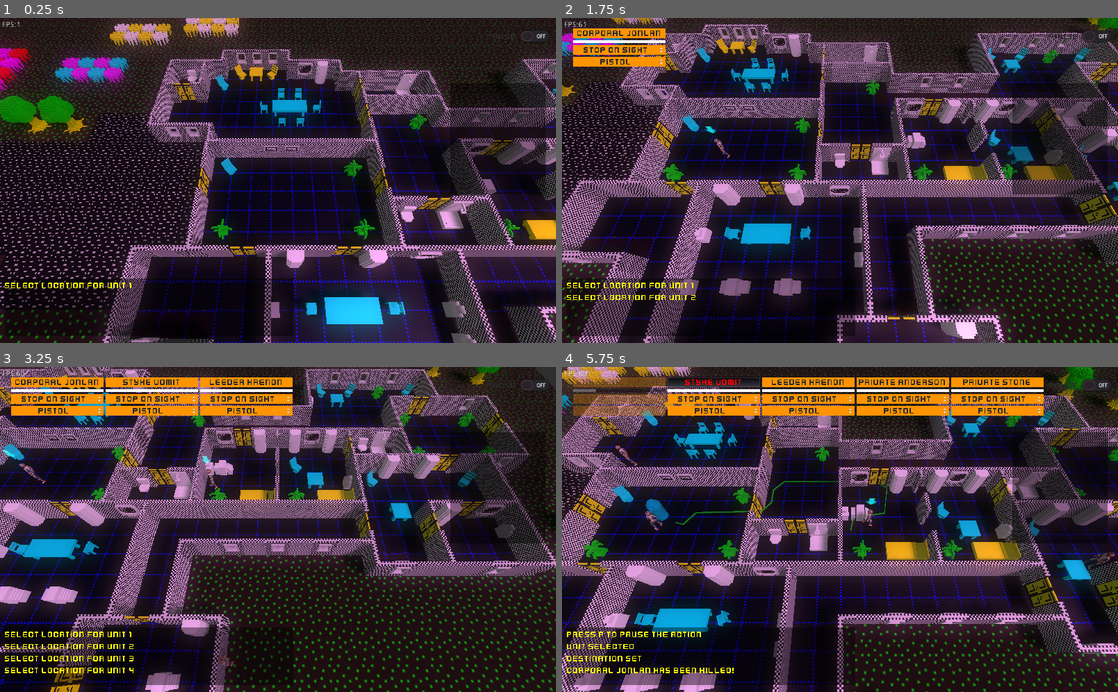
Above: before the commit, frames 1-4 (two rows, left to right).
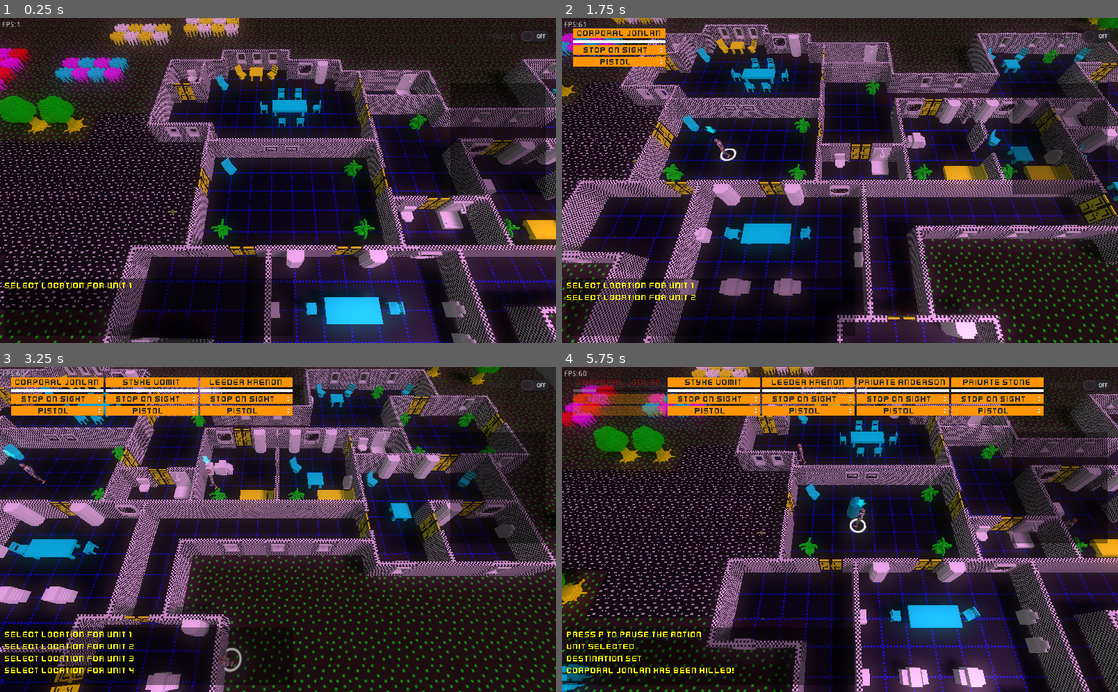
Above: after the commit, the same moments.

Repository: SteveSmith16384/LaserFodder
Game: Godot game, scene res://Main.tscn
Same seed, same stepped clock (60 frames per second), same inputs: the game is played once before the commit and once after it.
Inputs (mouse positions are in pixels of both pictures, inside the frame that each line leads up to):
- Up to frame 1 (0.25 s): no input
- Up to frame 2 (1.75 s): move the mouse to (962, 164) at 0.52 s; hold D (right) 0.53-1.28 s; tap 1 (unit_1) at 0.6 s; click (962, 164) at 0.67 s; move the mouse to (728, 196) at 1.27 s; hold S (down) from 1.28 s (still down); tap 2 (unit_2) at 1.35 s; click (728, 196) at 1.42 s
- Up to frame 3 (3.25 s): move the mouse to (333, 458) at 2.02 s; release S (down) at 2.03 s; hold D (right) 2.03-2.78 s; tap 3 (unit_3) at 2.1 s; click (333, 458) at 2.17 s; move the mouse to (250, 594) at 2.77 s; hold W (up) from 2.78 s (still down); tap 4 (unit_4) at 2.85 s; click (250, 594) at 2.92 s
- Up to frame 4 (5.75 s): move the mouse to (1006, 578) at 3.52 s; release W (up) at 3.53 s; hold A (left) 3.53-5.03 s; tap 5 (unit_5) at 3.6 s; click (1006, 578) at 3.67 s; tap R (reload) at 4.15 s; move the mouse to (673, 480) at 4.27 s; tap 1 (unit_1) at 4.35 s; click (673, 480) at 4.42 s; move the mouse to (867, 529) at 5.02 s; hold S (down) from 5.03 s (still down); tap 2 (unit_2) at 5.1 s; click (867, 529) at 5.17 s

The runs differ from the first frame. In frame 1, less than 0.1% of the frame differs, in the area x 28-98%, y 22-98%; in frame 2, less than 0.1%; in frame 3, less than 0.1%; in frame 4, 55%, in the area x 0-100%, y 0-100%.
Error in both runs: Invalid get index '0' (on base: 'Array'). (res://GameScene.gd:27)

Commit message:
Started picking up objects

Diff:
--- a/src/EnemyDroid.gd
+++ b/src/EnemyDroid.gd
@@ -29,15 +29,6 @@
 	return can_see == null
 
 
-func _on_EnemyDroid_input_event(_camera, _event, _position, _normal, _shape_idx):
-#	if event is InputEventMouseButton:
-#		if event.button_index == 2 and event.pressed:
-			#EventBus.enemy_selected(self)
-			#emit_signal("selected", self)
-#		pass
-	pass
-
-
 func _on_UnitData_shot(_shooter):
 	$Rotator/MakeCentre/NewModel/Sparks.activate()
 	pass
--- a/src/FiredRocket.tscn
+++ b/src/FiredRocket.tscn
@@ -1,18 +1,7 @@
-[gd_scene load_steps=5 format=2]
+[gd_scene load_steps=4 format=2]
 
 [ext_resource path="res://FiredRocket.gd" type="Script" id=1]
-
-[sub_resource type="CylinderMesh" id=1]
-top_radius = 0.1
-bottom_radius = 0.1
-height = 1.0
-radial_segments = 8
-rings = 2
-
-[sub_resource type="CylinderMesh" id=3]
-top_radius = 0.0
-bottom_radius = 0.1
-height = 0.3
+[ext_resource path="res://RocketMesh.tscn" type="PackedScene" id=2]
 
 [sub_resource type="BoxShape" id=2]
 extents = Vector3( 0.1, 0.1, 0.5 )
@@ -20,13 +9,7 @@
 [node name="FiredRocket" type="KinematicBody"]
 script = ExtResource( 1 )
 
-[node name="MeshInstance" type="MeshInstance" parent="."]
-transform = Transform( 1, 0, 0, 0, -4.37114e-08, -1, 0, 1, -4.37114e-08, 0, 0, 0 )
-mesh = SubResource( 1 )
-
-[node name="MeshInstance" type="MeshInstance" parent="MeshInstance"]
-transform = Transform( 1, 0, 0, 0, 1, 0, 0, 0, 1, 0, 0.647828, -2.83175e-08 )
-mesh = SubResource( 3 )
+[node name="RocketMesh" parent="." instance=ExtResource( 2 )]
 
 [node name="CollisionShape" type="CollisionShape" parent="."]
 shape = SubResource( 2 )
--- a/src/GameScene.gd
+++ b/src/GameScene.gd
@@ -51,11 +51,6 @@
 
 
 func _physics_process_deploy(_delta):
-#	if mouse_pos.x > 612:
-#	$CameraController.adj_target_aim((mouse_pos.x - 612) * delta * 0.1, 0)
-#	else:
-#		$CameraController.adj_target_aim(mouse_pos.x - 612)
-
 	if destination_clicked:
 		destination_clicked = false
 
--- /dev/null
+++ b/src/GrenadeMesh.tscn
@@ -0,0 +1,14 @@
+[gd_scene load_steps=3 format=2]
+
+[sub_resource type="SphereMesh" id=2]
+radius = 0.15
+height = 0.3
+radial_segments = 8
+rings = 8
+
+[sub_resource type="SpatialMaterial" id=3]
+albedo_color = Color( 0.305882, 0.482353, 0, 1 )
+
+[node name="GrenadeMesh" type="MeshInstance"]
+mesh = SubResource( 2 )
+material/0 = SubResource( 3 )
--- /dev/null
+++ b/src/GrenadeOnFloor.tscn
@@ -0,0 +1,14 @@
+[gd_scene load_steps=4 format=2]
+
+[ext_resource path="res://components/CanBePickedUp.tscn" type="PackedScene" id=1]
+[ext_resource path="res://GrenadeMesh.tscn" type="PackedScene" id=2]
+[ext_resource path="res://components/CanBeSelected.tscn" type="PackedScene" id=3]
+
+[node name="GrenadeOnFloor" type="Spatial"]
+
+[node name="CanBePickedUp" parent="." instance=ExtResource( 1 )]
+
+[node name="GrenadeMesh" parent="." instance=ExtResource( 2 )]
+transform = Transform( 1, 0, 0, 0, 1, 0, 0, 0, 1, 0, 0.145121, 0 )
+
+[node name="CanBeSelected" parent="." instance=ExtResource( 3 )]
--- a/src/PlayerUnit.gd
+++ b/src/PlayerUnit.gd
@@ -10,17 +10,17 @@
 	$CanCarry.items.push_back(pistol)
 	$CanCarry.current_item = $CanCarry.get_first_gun()
 
-	var grenade = CreateEquipment.get_equipment(CreateEquipment.EquipType.AP50)
-	$CanCarry.items.push_back(grenade)
+#	var grenade = CreateEquipment.get_equipment(CreateEquipment.EquipType.AP50)
+#	$CanCarry.items.push_back(grenade)
 
-	var medikit = CreateEquipment.get_equipment(CreateEquipment.EquipType.MediKit)
-	$CanCarry.items.push_back(medikit)
+#	var medikit = CreateEquipment.get_equipment(CreateEquipment.EquipType.MediKit)
+#	$CanCarry.items.push_back(medikit)
 
-	var rocketlauncher = CreateEquipment.get_equipment(CreateEquipment.EquipType.RocketLauncher)
-	$CanCarry.items.push_back(rocketlauncher)
+#	var rocketlauncher = CreateEquipment.get_equipment(CreateEquipment.EquipType.RocketLauncher)
+#	$CanCarry.items.push_back(rocketlauncher)
 
-	var rocket = CreateEquipment.get_equipment(CreateEquipment.EquipType.Rocket)
-	$CanCarry.items.push_back(rocket)
+#	var rocket = CreateEquipment.get_equipment(CreateEquipment.EquipType.Rocket)
+#	$CanCarry.items.push_back(rocket)
 
 	model.idle()
 
@@ -56,12 +56,12 @@
 	pass
 
 
-func _on_PlayerUnit_input_event(_camera, event, _position, _normal, _shape_idx):
-	if event is InputEventMouseButton:
-		if event.button_index == 1 and event.pressed:
-			EventBus.player_selected(self)
-		pass
-	pass
+#func _on_PlayerUnit_input_event(_camera, event, _position, _normal, _shape_idx):
+#	if event is InputEventMouseButton:
+#		if event.button_index == 1 and event.pressed:
+#			EventBus.player_selected(self)
+#		pass
+#	pass
 
 
 func idle_anim():
@@ -128,3 +128,8 @@
 	var can_move = get_node("CanMove")
 	can_move.set_route_colour(Color.gray)
 	pass
+
+
+func _on_CanBeSelected_selected():
+	EventBus.player_selected(self)
+	pass
--- a/src/PlayerUnit.tscn
+++ b/src/PlayerUnit.tscn
@@ -72,5 +72,6 @@
 [node name="UnitData" parent="." instance=ExtResource( 14 )]
 
 [connection signal="input_event" from="." to="." method="_on_PlayerUnit_input_event"]
+[connection signal="selected" from="CanBeSelected" to="." method="_on_CanBeSelected_selected"]
 [connection signal="killed" from="UnitData" to="." method="_on_UnitData_killed"]
 [connection signal="shot" from="UnitData" to="." method="_on_UnitData_shot"]
--- /dev/null
+++ b/src/RocketMesh.tscn
@@ -0,0 +1,21 @@
+[gd_scene load_steps=3 format=2]
+
+[sub_resource type="CylinderMesh" id=1]
+top_radius = 0.1
+bottom_radius = 0.1
+height = 1.0
+radial_segments = 8
+rings = 2
+
+[sub_resource type="CylinderMesh" id=3]
+top_radius = 0.0
+bottom_radius = 0.1
+height = 0.3
+
+[node name="RocketMesh" type="MeshInstance"]
+transform = Transform( 1, 0, 0, 0, -4.37114e-08, -1, 0, 1, -4.37114e-08, 0, 0, 0 )
+mesh = SubResource( 1 )
+
+[node name="MeshInstance" type="MeshInstance" parent="."]
+transform = Transform( 1, 0, 0, 0, 1, 0, 0, 0, 1, 0, 0.647828, -2.83175e-08 )
+mesh = SubResource( 3 )
--- /dev/null
+++ b/src/RocketOnFloor.tscn
@@ -0,0 +1,10 @@
+[gd_scene load_steps=3 format=2]
+
+[ext_resource path="res://RocketMesh.tscn" type="PackedScene" id=1]
+[ext_resource path="res://components/CanBePickedUp.tscn" type="PackedScene" id=2]
+
+[node name="RocketOnFloor" type="Spatial"]
+
+[node name="CanBePickedUp" parent="." instance=ExtResource( 2 )]
+
+[node name="RocketMesh" parent="." instance=ExtResource( 1 )]
--- a/src/SternerRegnix.gd
+++ b/src/SternerRegnix.gd
@@ -45,14 +45,6 @@
 	return $CheckCanSeeRay.can_see(enemy)
 
 
-func _on_EnemyAgent_input_event(_camera, event, _position, _normal, _shape_idx):
-	if event is InputEventMouseButton:
-		if event.button_index == 2 and event.pressed:
-			emit_signal("selected", self)
-		pass
-	pass
-
-
 func _on_UnitData_shot(shooter:Spatial):
 	if shooter != null:
 		turn_to_face(shooter.global_translation)
--- a/src/SternersHouse.tscn
+++ b/src/SternersHouse.tscn
@@ -20,6 +20,7 @@
 [ext_resource path="res://Scenery/Chair2.tscn" type="PackedScene" id=18]
 [ext_resource path="res://Scenery/Wall_Window.tscn" type="PackedScene" id=19]
 [ext_resource path="res://Scenery/Picture.tscn" type="PackedScene" id=20]
+[ext_resource path="res://GrenadeOnFloor.tscn" type="PackedScene" id=21]
 [ext_resource path="res://SternersHouse.gd" type="Script" id=22]
 [ext_resource path="res://Scenery/Toilet.tscn" type="PackedScene" id=23]
 [ext_resource path="res://Scenery/Shower.tscn" type="PackedScene" id=24]
@@ -2138,6 +2139,7 @@
 
 [node name="PlayerStartPositions" type="Spatial" parent="."]
 transform = Transform( 1, 0, 0, 0, 1, 0, 0, 0, 1, -18.098, 0, -6.10605 )
+visible = false
 
 [node name="Position3D1" type="Position3D" parent="PlayerStartPositions"]
 transform = Transform( 1, 0, 0, 0, 1, 0, 0, 0, 1, -2.75436, 0, 0 )
@@ -2171,3 +2173,8 @@
 visible = false
 radius = 0.4
 material = SubResource( 19 )
+
+[node name="Equipment" type="Spatial" parent="."]
+
+[node name="GrenadeOnFloor" parent="Equipment" instance=ExtResource( 21 )]
+transform = Transform( 1, 0, 0, 0, 1, 0, 0, 0, 1, -15.583, 0, -1.10431 )
--- a/src/ThrownGrenade.tscn
+++ b/src/ThrownGrenade.tscn
@@ -1,6 +1,7 @@
-[gd_scene load_steps=6 format=2]
+[gd_scene load_steps=5 format=2]
 
 [ext_resource path="res://ThrownGrenade.gd" type="Script" id=1]
+[ext_resource path="res://GrenadeMesh.tscn" type="PackedScene" id=2]
 
 [sub_resource type="PhysicsMaterial" id=4]
 rough = true
@@ -8,15 +9,6 @@
 
 [sub_resource type="SphereShape" id=1]
 radius = 0.15
-
-[sub_resource type="SphereMesh" id=2]
-radius = 0.15
-height = 0.3
-radial_segments = 8
-rings = 8
-
-[sub_resource type="SpatialMaterial" id=3]
-albedo_color = Color( 0.305882, 0.482353, 0, 1 )
 
 [node name="ThrownGrenade" type="RigidBody"]
 mass = 2.04082
@@ -27,6 +19,4 @@
 [node name="CollisionShape" type="CollisionShape" parent="."]
 shape = SubResource( 1 )
 
-[node name="MeshInstance" type="MeshInstance" parent="."]
-mesh = SubResource( 2 )
-material/0 = SubResource( 3 )
+[node name="GrenadeMesh" parent="." instance=ExtResource( 2 )]
--- /dev/null
+++ b/src/components/CanBePickedUp.gd
@@ -0,0 +1 @@
+extends Area
--- /dev/null
+++ b/src/components/CanBePickedUp.tscn
@@ -0,0 +1,11 @@
+[gd_scene load_steps=3 format=2]
+
+[ext_resource path="res://components/CanBePickedUp.gd" type="Script" id=1]
+
+[sub_resource type="SphereShape" id=1]
+
+[node name="CanBePickedUp" type="Area"]
+script = ExtResource( 1 )
+
+[node name="CollisionShape" type="CollisionShape" parent="."]
+shape = SubResource( 1 )
--- a/src/components/CanBeSelected.gd
+++ b/src/components/CanBeSelected.gd
@@ -1,19 +1,39 @@
 extends Spatial
 
+signal selected
+
 func _ready():
-	var parent: KinematicBody = self.get_parent()
-	parent.connect("mouse_entered", self, "_on_mouse_entered")
-	parent.connect("mouse_exited", self, "_on_mouse_exited")
+#	var parent: Spatial = self.get_parent()
+#	parent.connect("mouse_entered", self, "_on_mouse_entered")
+#	parent.connect("mouse_exited", self, "_on_mouse_exited")
 
 	$Ring.visible = false
 	pass
 
 
 func _on_mouse_entered():
+#	$Ring.visible = true
+	pass
+
+
+func _on_mouse_exited():
+#	$Ring.visible = false
+	pass
+
+
+func _on_CanBeSelected_mouse_entered():
 	$Ring.visible = true
 	pass
 
 
-func _on_mouse_exited():
+func _on_CanBeSelected_mouse_exited():
 	$Ring.visible = false
 	pass
+
+
+func _on_CanBeSelected_input_event(_camera, event, _position, _normal, _shape_idx):
+	if event is InputEventMouseButton:
+		if event.button_index == 1 and event.pressed:
+			emit_signal("selected")
+		pass
+	pass
--- a/src/components/CanBeSelected.tscn
+++ b/src/components/CanBeSelected.tscn
@@ -1,10 +1,20 @@
-[gd_scene load_steps=3 format=2]
+[gd_scene load_steps=4 format=2]
 
 [ext_resource path="res://components/CanBeSelected.gd" type="Script" id=1]
 [ext_resource path="res://Ring.tscn" type="PackedScene" id=2]
 
-[node name="CanBeSelected" type="Spatial"]
+[sub_resource type="CylinderShape" id=1]
+
+[node name="CanBeSelected" type="Area"]
 script = ExtResource( 1 )
 
 [node name="Ring" parent="." instance=ExtResource( 2 )]
 transform = Transform( 1, 0, 0, 0, -4.37114e-08, -1, 0, 1, -4.37114e-08, 0, 0.01, 0 )
+
+[node name="CollisionShape" type="CollisionShape" parent="."]
+transform = Transform( 1, 0, 0, 0, 1, 0, 0, 0, 1, 0, 1.00088, 0 )
+shape = SubResource( 1 )
+
+[connection signal="input_event" from="." to="." method="_on_CanBeSelected_input_event"]
+[connection signal="mouse_entered" from="." to="." method="_on_CanBeSelected_mouse_entered"]
+[connection signal="mouse_exited" from="." to="." method="_on_CanBeSelected_mouse_exited"]
Not shown: 1 places in src/SternersHouse.tscn that only renumber resources
